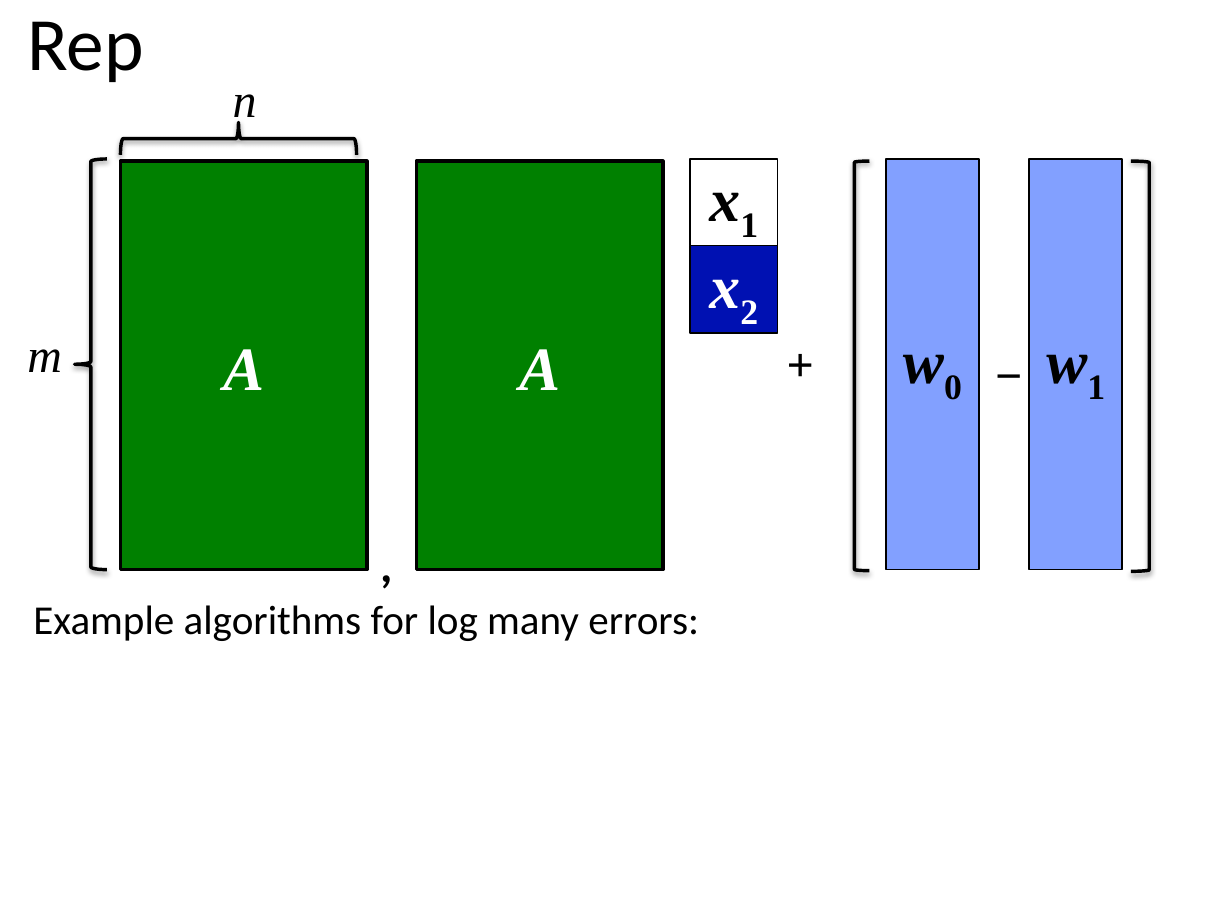
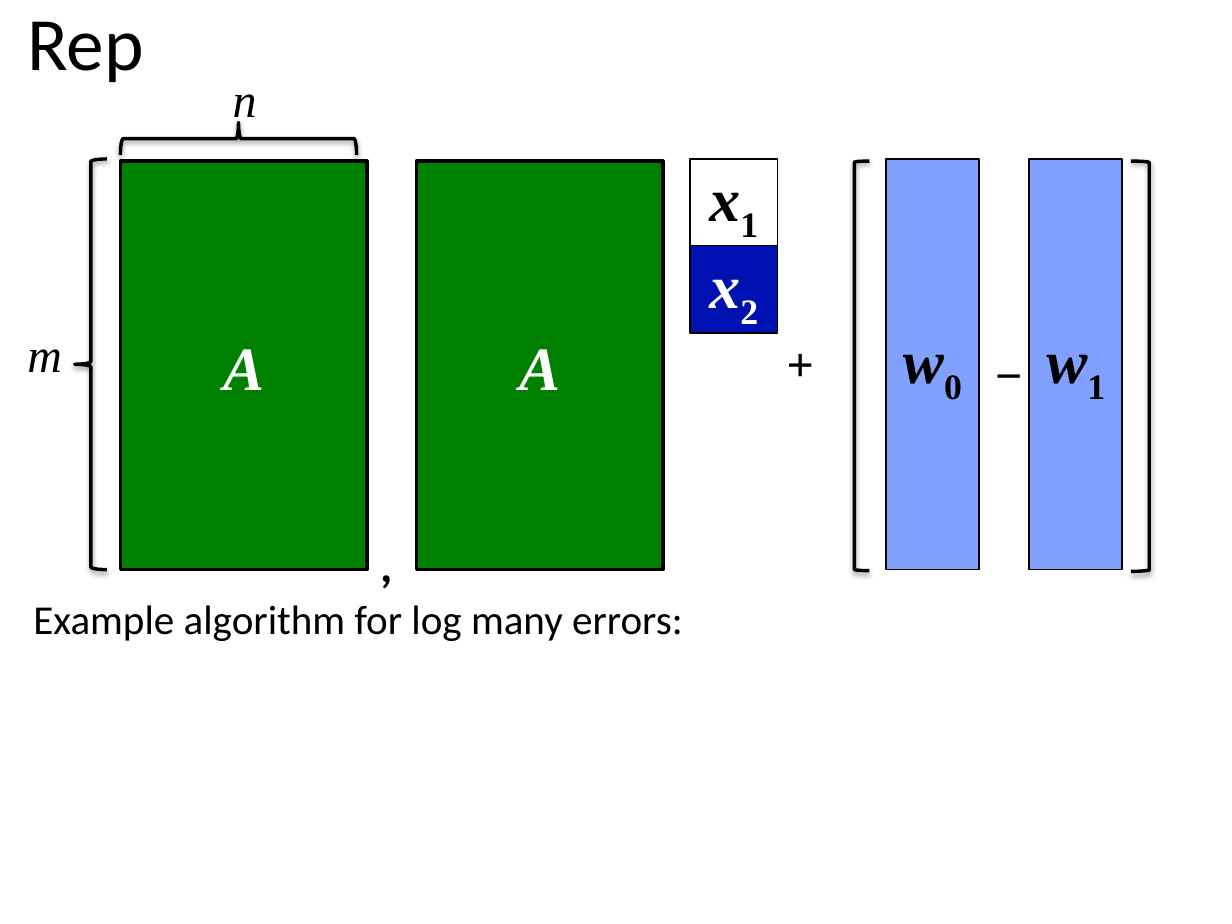
Before and after one commit to xianruimeng/comp-fuzzy-ext, a slide deck: slide 24 of ComputationalFuzzyExtractors-Asiacrypt.pptx (slide 22 before the commit). Drawn at 1232x924 pixels with LibreOffice and Linux fonts; fonts in the diff are those of the drawing. Boxes give left, top, right and bottom in pixels: in the first picture for what was removed or moved away, otherwise in the second. Text is boxed around its words. In the diff, an @@ line names an element or a change of style, - is before the commit and + after.

```diff
--- a/ComputationalFuzzyExtractors-Asiacrypt.pptx
+++ b/ComputationalFuzzyExtractors-Asiacrypt.pptx
@@ text at box(33, 605, 683, 641): text changed @@
-Example algorithms for log many errors:
+Example algorithm for log many errors:
```
Also in this commit, not shown: 15 other slides changed, 2 slides added.
